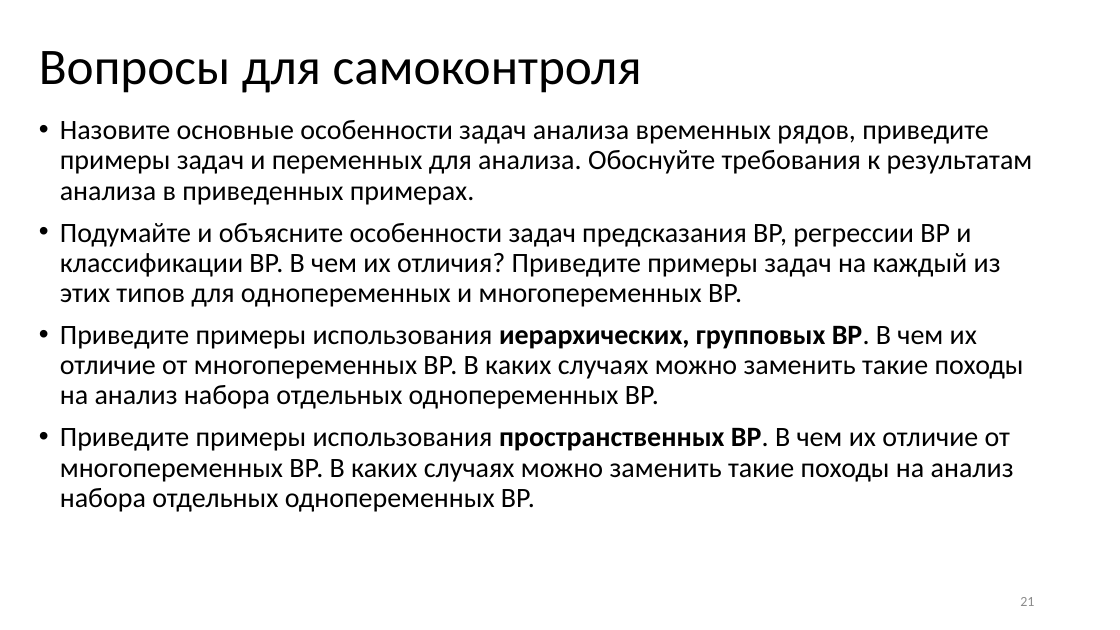
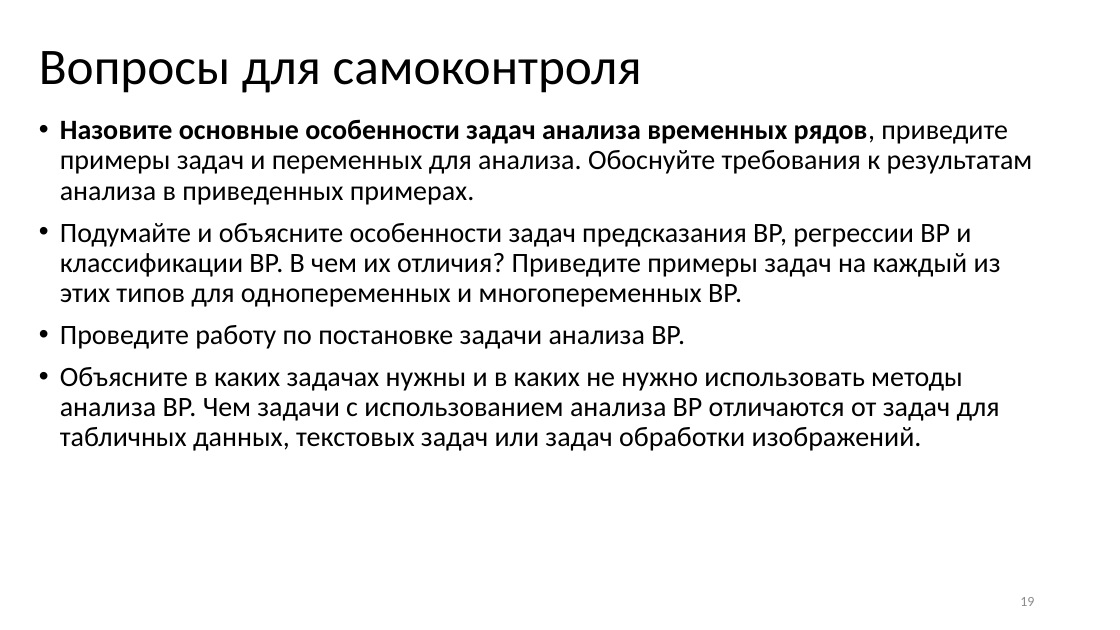
Before and after one commit to MVRonkin/TimeSeriesCourse, a slide deck: slide 19 of Last/LEC/01-1_Intro.pptx (slide 21 before the commit). Drawn at 1120x630 pixels with LibreOffice and Linux fonts; fonts in the diff are those of the drawing. Boxes give left, top, right and bottom in pixels: in the first picture for what was removed or moved away, otherwise in the second. Text is boxed around its words. In the diff, an @@ line names an element or a change of style, - is before the commit and + after.

```diff
--- a/Last/LEC/01-1_Intro.pptx
+++ b/Last/LEC/01-1_Intro.pptx
@@ text at box(60, 119, 1033, 205): bold on in "Назовите основные особенности задач анализа временных рядов," @@
@@ text at box(60, 325, 1000, 451): text changed @@
-• Приведите примеры использования иерархических, групповых ВР. В чем их отличие от многопеременных ВР. В каких случаях можно заменить такие походы на анализ набора отдельных однопеременных ВР.
-• Приведите примеры использования пространственных ВР. В чем их отличие от многопеременных ВР. В каких случаях можно заменить такие походы на анализ набора отдельных однопеременных ВР.
+• Проведите работу по постановке задачи анализа ВР.
+• Объясните в каких задачах нужны и в каких не нужно использовать методы анализа ВР. Чем задачи с использованием анализа ВР отличаются от задач для табличных данных, текстовых задач или задач обработки изображений.
@@ page number at box(1020, 597, 1034, 606): text changed @@
-21
+19
```
Also in this commit, not shown: 7 slides added, 8 slides removed, 13 other files.
